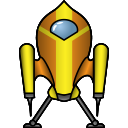
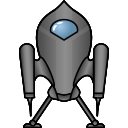
Revision of a layered 128 × 128 image; what changed, layer by layer:
pixels changed over [20, 2, 108, 99] (layer not identified)
